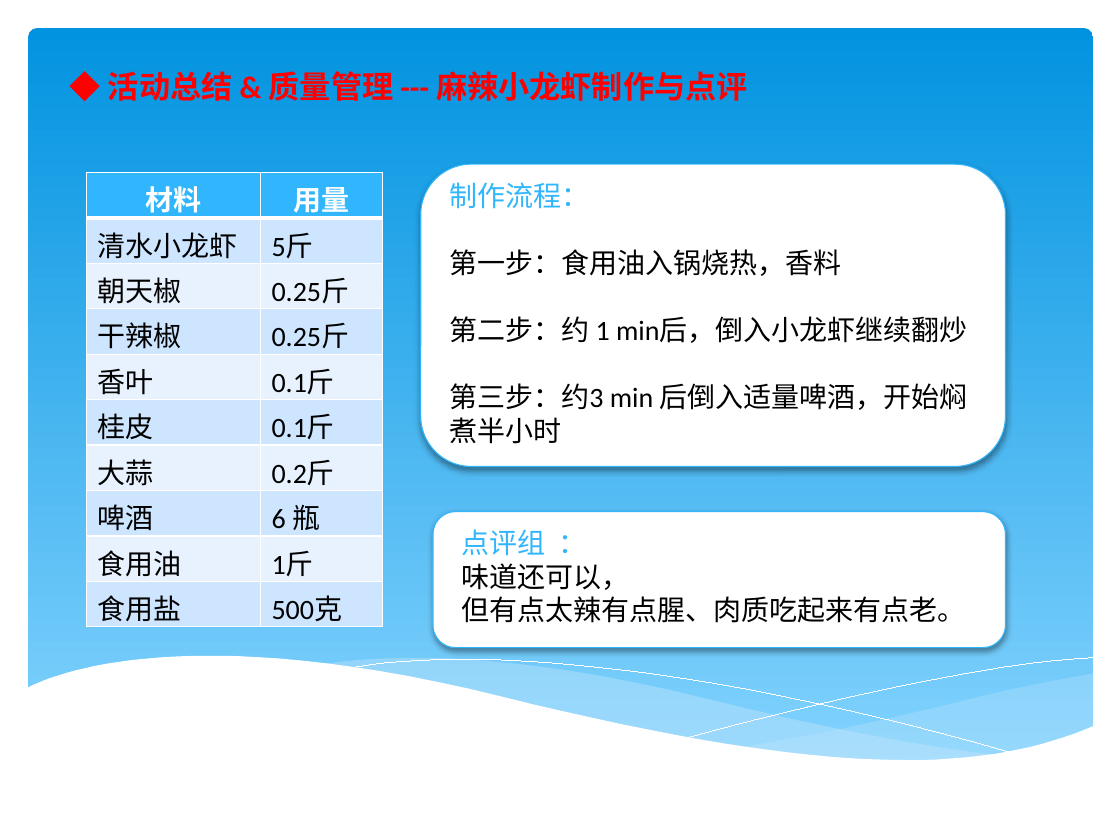
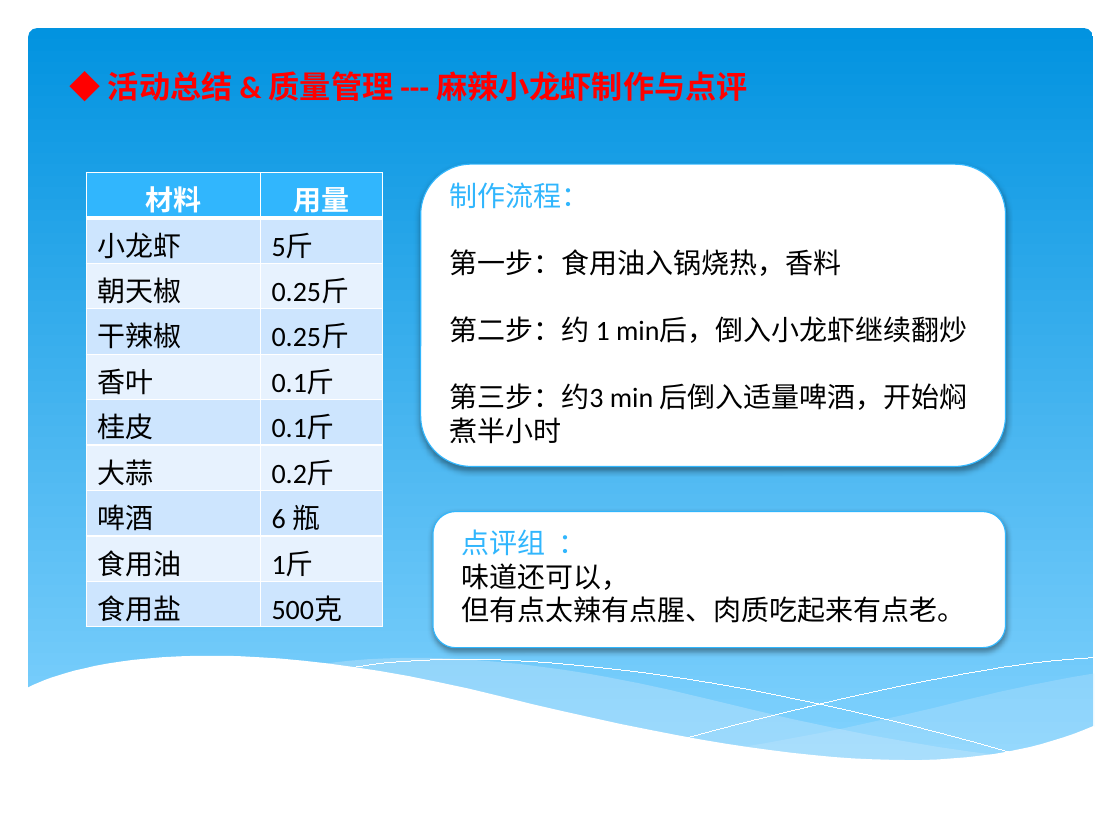
Before and after one commit to itwyhuaing/ProjectM, a slide deck: slide 8 of HaiNaBian_PM知识分享/PPT/Last/PPT_V6.pptx. Drawn at 1120x840 pixels with LibreOffice and Linux fonts; fonts in the diff are those of the drawing. Boxes give left, top, right and bottom in pixels: in the first picture for what was removed or moved away, otherwise in the second. Text is boxed around its words. In the diff, an @@ line names an element or a change of style, - is before the commit and + after.

```diff
--- a/HaiNaBian_PM知识分享/PPT/Last/PPT_V6.pptx
+++ b/HaiNaBian_PM知识分享/PPT/Last/PPT_V6.pptx
@@ table at (86,172,383,631) @@
-row 2, column 1: 清水小龙虾
+row 2, column 1: 小龙虾
```
Also in this commit, not shown: 3 other slides changed.
